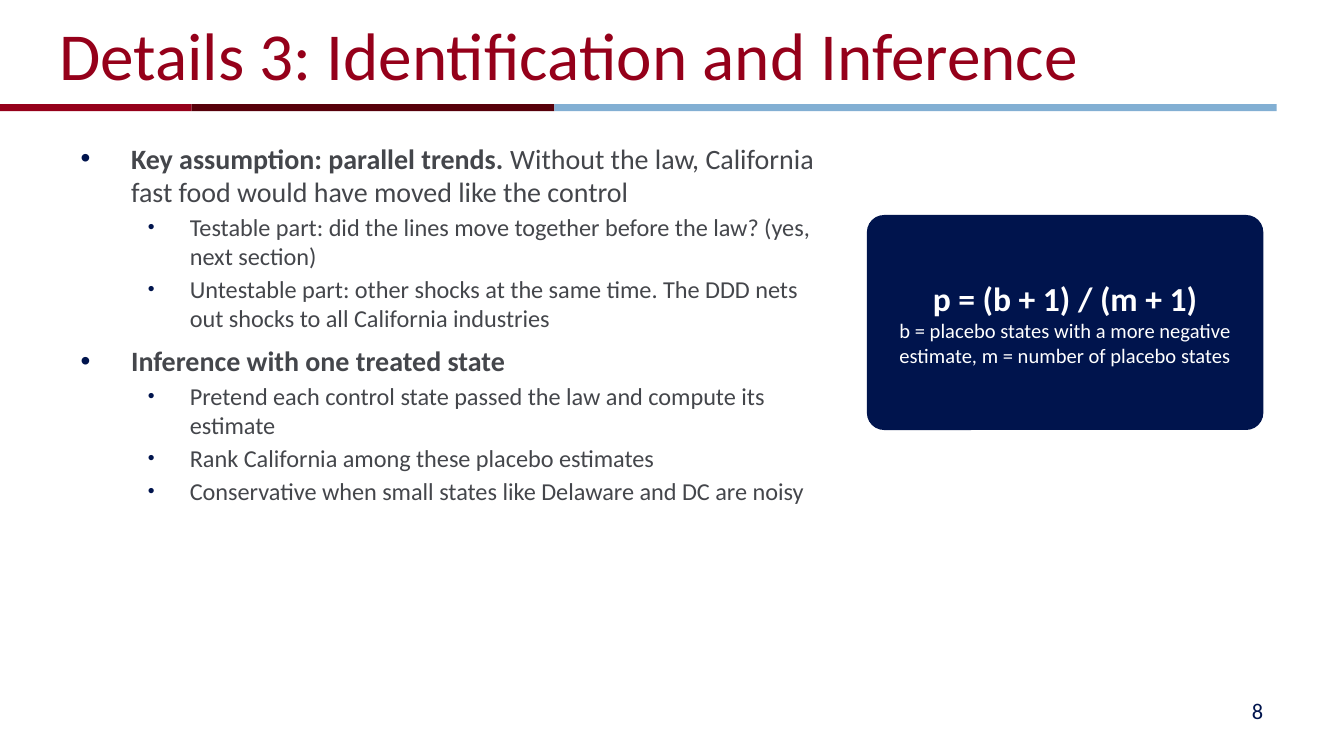
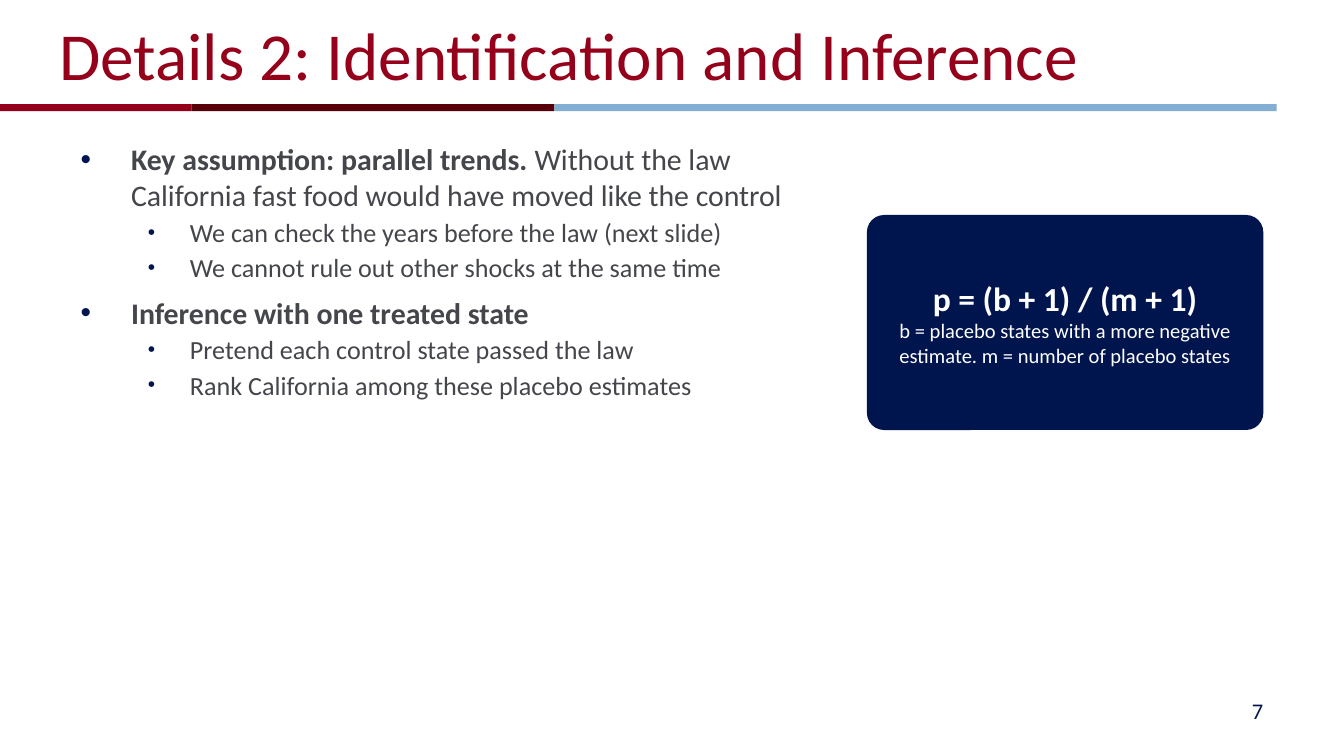
Before and after one commit to NitinLodha2812/stat5200-fastfood-replication, a slide deck: slide 7 of presentation/replication_presentation.pptx (slide 8 before the commit). Drawn at 1344x756 pixels with LibreOffice and Linux fonts; fonts in the diff are those of the drawing; background and template pictures are left out. Boxes give left, top, right and bottom in pixels: in the first picture for what was removed or moved away, otherwise in the second. Text is boxed around its words. In the diff, an @@ line names an element or a change of style, - is before the commit and + after.

```diff
--- a/presentation/replication_presentation.pptx
+++ b/presentation/replication_presentation.pptx
@@ title at (x1=59, y1=33, x2=1078, y2=81): text changed @@
-Details 3: Identification and Inference
+Details 2: Identification and Inference
@@ text at (x1=131, y1=149, x2=782, y2=277): text changed; size 13 to 16 pt @@
-• Key assumption: parallel trends. Without the law, California fast food would have moved like the control
-  • Testable part: did the lines move together before the law? (yes, next section)
-  • Untestable part: other shocks at the same time. The DDD nets out shocks to all California industries
+• Key assumption: parallel trends. Without the law California fast food would have moved like the control
+  • We can check the years before the law (next slide)
+  • We cannot rule out other shocks at the same time
@@ text at (x1=131, y1=303, x2=692, y2=400): size 15 to 16 pt in "Inference with one treated state"; size 13 to 14 pt in "Rank California among these placebo estimates" @@
@@ text in rounded rectangle at (x1=899, y1=323, x2=1230, y2=367): text changed @@
-b = placebo states with a more negative estimate, m = number of placebo states
+b = placebo states with a more negative estimate. m = number of placebo states
@@ text at (x1=190, y1=341, x2=633, y2=363): text changed; size 13 to 14 pt @@
-  • Pretend each control state passed the law and compute its estimate
+  • Pretend each control state passed the law
@@ text at (x1=190, y1=483, x2=804, y2=504): paragraph removed @@
-  • Conservative when small states like Delaware and DC are noisy
@@ page number at (x1=1252, y1=704, x2=1263, y2=719): text changed @@
-8
+7
```
Also in this commit, not shown: 10 other slides changed, 5 slides removed, 2 other files.
